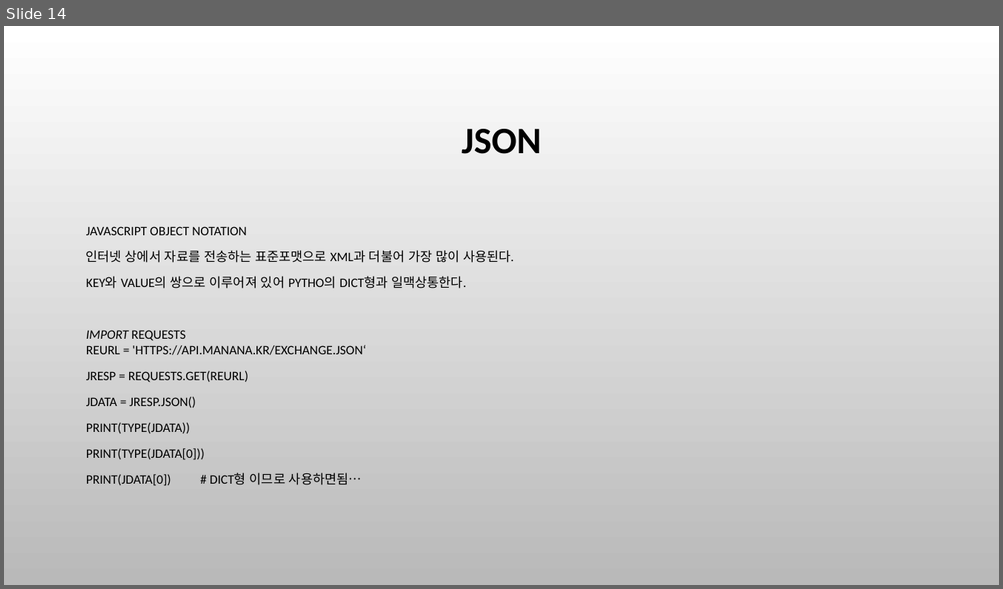
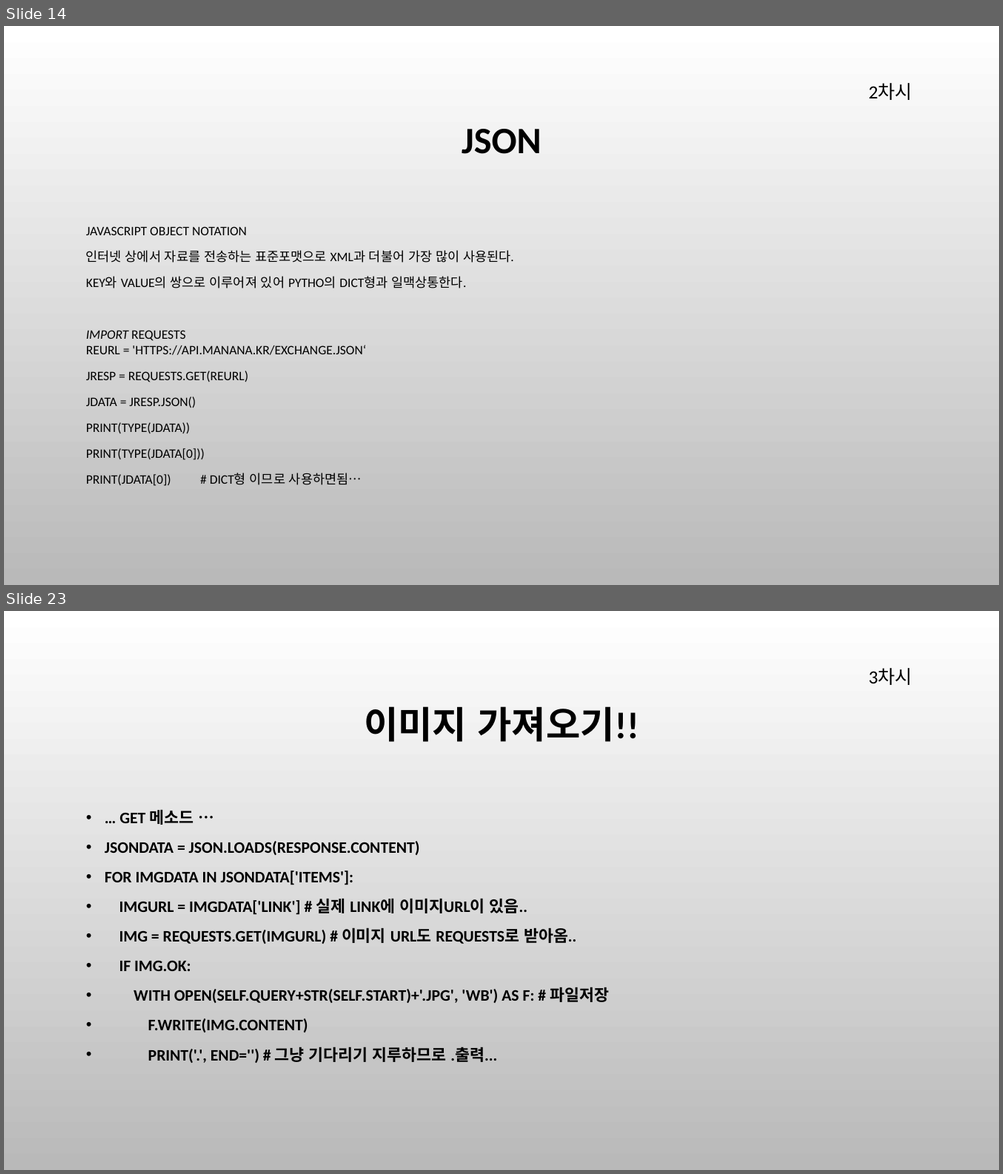
Before and after one commit to cute93/2020_sw_teacher, a slide deck: SW선도교원 연수.pptx. Shown one above the other, each under a label of ours: slide 14 before the commit, slides 14 and 23 after it; the slides between them are not shown. The pictures are 1003x589 and 1003x1174 pixels, drawn with LibreOffice and Linux fonts; fonts in the diff are those of the drawing; background and template pictures are left out. Boxes give left, top, right and bottom in pixels: in the first picture for what was removed or moved away, otherwise in the second. Text is boxed around its words. In the diff, an @@ line names an element or a change of style, - is before the commit and + after.

```diff
--- a/SW선도교원 연수.pptx
+++ b/SW선도교원 연수.pptx
@@ slide 23 added at [4, 611, 999, 1170], background picture (left out) @@
@@ text added at [868, 668, 912, 685], 18 pt, text #000000 @@
+3차시
@@ title added at [364, 706, 638, 742], 36 pt, text #000000, bold @@
+이미지 가져오기!!
@@ text added at [105, 809, 609, 1063], 15.5 pt, text #000000, bold @@
+• … GET 메소드 …
+• JSONDATA = JSON.LOADS(RESPONSE.CONTENT)
+• FOR IMGDATA IN JSONDATA['ITEMS']:
+• IMGURL = IMGDATA['LINK'] # 실제 LINK에 이미지URL이 있음..
+• IMG = REQUESTS.GET(IMGURL) # 이미지 URL도 REQUESTS로 받아옴..
+• IF IMG.OK:
+• WITH OPEN(SELF.QUERY+STR(SELF.START)+'.JPG', 'WB') AS F: # 파일저장
+• F.WRITE(IMG.CONTENT)
+• PRINT('.', END='') # 그냥 기다리기 지루하므로 .출력...
@@ slide 14 changed as well @@
@@ text added at [868, 83, 912, 100], 18 pt, text #000000 @@
+2차시
```
Also in this commit, not shown: 9 other slides changed, 10 other slides added, 8 other files.
